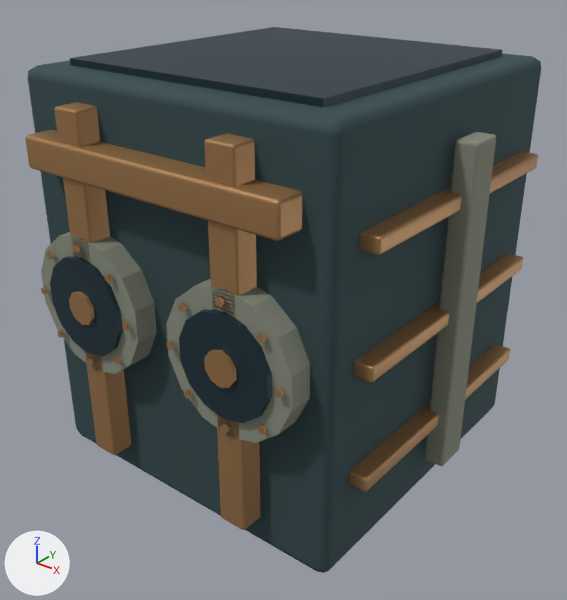
Two versions of the Blender file tools/godot-campaign/structure-art/blend/pump-shaft-0.blend, one commit apart.
Camera for both pictures: a camera (50 mm lens) standing at (1.123, -1.438, 1.272) and looking at (0.011, -0.047, 0.41). Arrows for +X, +Y and +Z are at lower left; the lights stay in place. The picture after the commit comes second.

Script lines for the objects in view, before the commit:
```python
me_cube = bpy.data.meshes.new('Cube')
me_cube.from_pydata(...)  # 56 vertices, 54 faces; spans x -0.42..0.42, y 0.015..0.985, z -0.42..0.42
me_cube.materials.append(mat_pump_0)  # dark cyan #435a5e
me_cylinder = bpy.data.meshes.new('Cylinder')
me_cylinder.from_pydata(...)  # 224 vertices, 172 faces; spans x -0.485..0.485, y 0.115..0.885, z -0.475..0.475
me_cylinder.materials.append(mat_pump_1)  # grey #8c9080
me_cylinder_002 = bpy.data.meshes.new('Cylinder.002')
me_cylinder_002.from_pydata(...)  # 1024 vertices, 844 faces; spans x -0.463..0.463, y 0.09..0.93, z -0.495..0.495
me_cylinder_002.materials.append(mat_pump_3)  # brown #af8558
ob_pump_0 = bpy.data.objects.new('pump_0', me_cube)
ob_pump_0.location = (0.0, 0.0, 0.0)
ob_pump_0.rotation_euler = (1.571, 0.0, 0.0)  # degrees (90, 0, 0)
ob_pump_1 = bpy.data.objects.new('pump_1', me_cylinder)
ob_pump_1.location = (0.0, 0.0, 0.0)
ob_pump_1.rotation_euler = (1.571, 0.0, 0.0)  # degrees (90, 0, 0)
ob_pump_3 = bpy.data.objects.new('pump_3', me_cylinder_002)
ob_pump_3.location = (0.0, 0.0, 0.0)
ob_pump_3.rotation_euler = (1.571, 0.0, 0.0)  # degrees (90, 0, 0)
# also in view: 'pump_2' at (0.0, 0.0, 0.5)
```
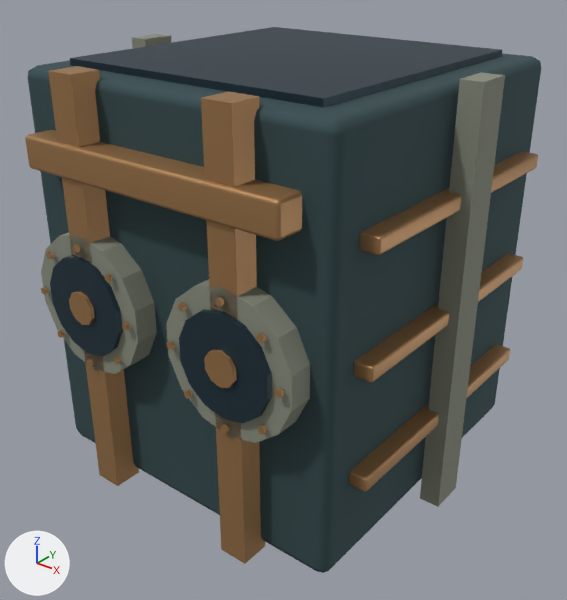
Diff of the bpy script that builds the scene:
```diff
--- a/tools/godot-campaign/structure-art/blend/pump-shaft-0.blend.py
+++ b/tools/godot-campaign/structure-art/blend/pump-shaft-0.blend.py
@@ me_cylinder @@
 # used by ob_pump_1; location = (0.0, 0.0, 0.0); rotation_euler = (1.571, 0.0, 0.0), in degrees (90, 0, 0)
-me_cylinder.from_pydata(...)  # 224 vertices, 172 faces; spans x -0.485..0.485, y 0.115..0.885, z -0.475..0.475
+me_cylinder.from_pydata(...)  # 128 vertices, 76 faces; spans x -0.485..0.485, y 0.0..1.0, z -0.475..0.475
+# me_cylinder part 1: a new loose piece, a box spanning x 0.435..0.485, y 0.0..1.0, z -0.045..0.045, in mat_pump_1 (grey #8c9080)
+# me_cylinder part 2
+# 55 vertices are removed from x -0.485..-0.435, y 0.115..0.885, z -0.045..0.045
+# 54 faces are deleted
+# 1 vertex moves from x -0.482, y 0.118, z -0.042 to x -0.435, y 0.0, z -0.045
+# 7 vertices are added at x -0.485..-0.435, y 0.0..1.0, z -0.045..0.045
+# 6 new faces join them
+# other edits to the shape of me_cylinder do not show in these pictures
 me_cylinder.materials.append(mat_pump_1)
@@ me_cylinder_002 @@
 # used by ob_pump_3; location = (0.0, 0.0, 0.0); rotation_euler = (1.571, 0.0, 0.0), in degrees (90, 0, 0)
-me_cylinder_002.from_pydata(...)  # 1024 vertices, 844 faces; spans x -0.463..0.463, y 0.09..0.93, z -0.495..0.495
+me_cylinder_002.from_pydata(...)  # 928 vertices, 748 faces; spans x -0.463..0.463, y 0.0..1.0, z -0.495..0.495
+# me_cylinder_002 part 3: a new loose piece, a box spanning x -0.245..-0.175, y 0.0..1.0, z 0.405..0.475, in mat_pump_3 (brown #af8558)
+# me_cylinder_002 part 4: a new loose piece, a box spanning x 0.175..0.245, y 0.0..1.0, z 0.405..0.475, in mat_pump_3 (brown #af8558)
+# other edits to the shape of me_cylinder_002 do not show in these pictures
 me_cylinder_002.materials.append(mat_pump_3)
```

Where the change shows, as pixel boxes [x1, y1, x2, y2] in the pictures (567 x 600 px):
'pump_3', reshaped (16% taller)
    before: [25, 102, 538, 530]
    after: [25, 66, 538, 564]
'pump_1', reshaped
    before: [41, 132, 496, 466]
    after: [41, 34, 505, 507]
part 1 of me_cylinder, added
    after: [420, 72, 505, 507]
part 2 of me_cylinder, built on
    after: [132, 34, 171, 48]
part 3 of me_cylinder_002, added (brown)
    after: [48, 66, 139, 486]
part 4 of me_cylinder_002, added (brown)
    after: [201, 91, 265, 564]
